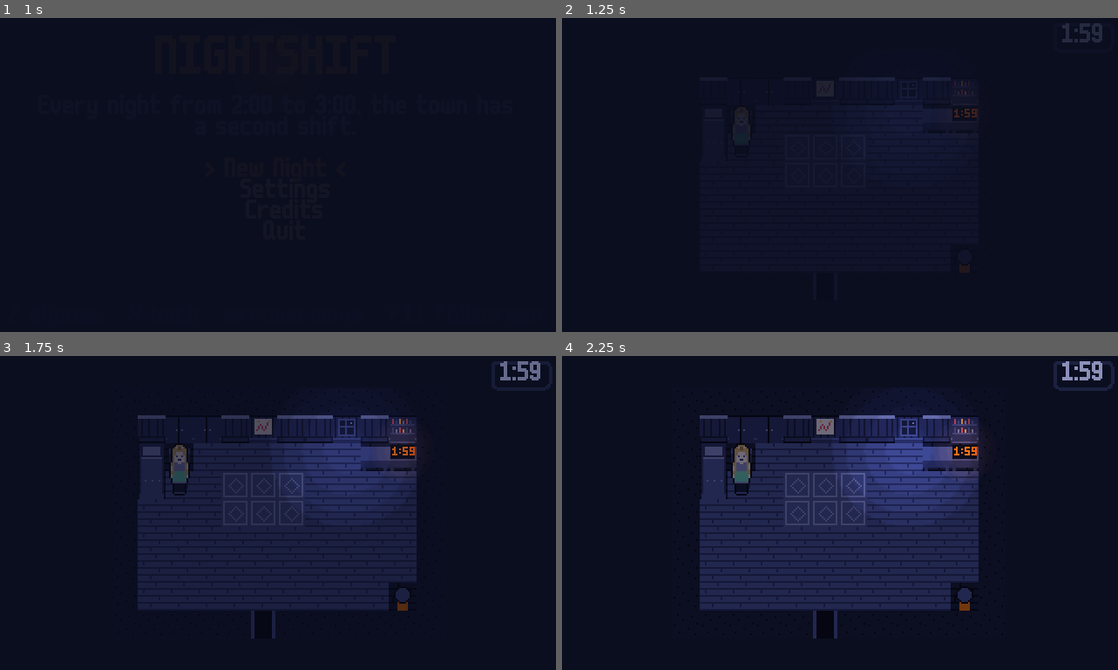
Above: before the commit, frames 1-4 (two rows, left to right).
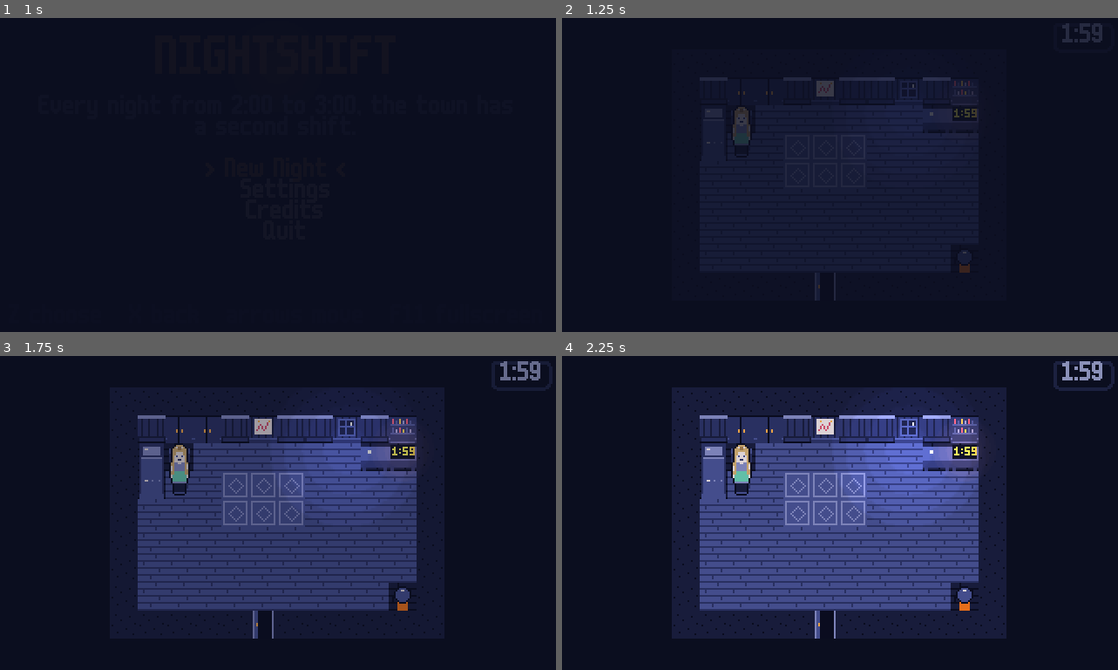
Above: after the commit, the same moments.

Repository: bryanwoods/nightshift
Game: Godot game, scene res://src/ui/title_screen.tscn
The game is run twice, just before and just after one commit, with the same random seed, the same clock (stepped at 60 frames per second) and the same inputs.
Inputs (mouse positions are in pixels of both pictures, inside the frame that each line leads up to):
- Up to frame 1 (1 s): tap Enter at 0.5 s; move the mouse to (400, 159) at 0.52 s; hold Right (move_right) from 0.53 s (still down); hold Z (confirm) from 0.53 s (still down); click (400, 159) at 0.67 s; tap Space at 0.77 s
- Up to frame 2 (1.25 s): keep holding Right (move_right); keep holding Z (confirm)
- Up to frame 3 (1.75 s): move the mouse to (166, 528) at 1.27 s; release Right (move_right) at 1.28 s; release Z (confirm) at 1.28 s; hold Down (move_down) from 1.28 s (still down); tap R (rewind) at 1.35 s; tap Space at 1.52 s
- Up to frame 4 (2.25 s): move the mouse to (895, 443) at 2.02 s; release Down (move_down) at 2.03 s; hold Right (move_right) from 2.03 s (still down); tap Enter at 2.1 s

Frame 1 is identical in both runs. In frame 2, 0.2% of the frame differs, in the area x 26-75%, y 20-90%; in frame 3, 29%; in frame 4, 47%, in the area x 19-80%, y 10-90%.

Commit message:
Make the night rooms readable: light, doors and warm marks
Art review 1 found three problems. The night rooms were too dark to
read, the doors did not look like doors, and the backyard had two
objects that nobody could name. The room CanvasModulate multiplied
the night palette by an ambient of 0.45. That palette is already
dark, so each room showed at less than half of its drawn colors.

Every night room now has ambient 0.9, and the validator floor is 0.9.
Each door tile has a fog frame, a dark inside and a lamp knob. The
backyard gate is a dark opening in the fence with a lamp latch. The
round shapes in the backyard were trees seen from above. They are
gone from the backyard and from the hedges of the three streets. The
backyard flowerbed with dots is now a notice board with pinned
papers. The grass keeps two of its six marks.

tools/compile_px.py now checks the warm rule. Each npc, encounter,
door, lamp and inspect spot in data/rooms/ must show two touching
lamp or moon pixels, or the compiler writes nothing. The first run
found 90 spots. Each prop got a small knob, glint, label or plate,
and the compiler test covers the check. The Python cache in tools/
leaves git, because 8728e21 added it by mistake. All eleven headless
bot routes and the screenshot tour pass.

Co-Authored-By: Claude Opus 5.5 <noreply@anthropic.com>

Diff:
--- a/data/dialogue/home.json
+++ b/data/dialogue/home.json
@@ -140,14 +140,11 @@
         { "text": "It's gone. It went toward the street." }
       ]
     },
-    "backyard_tree": {
-      "lines": [ { "text": "A tree you are not allowed to climb. It looks easier at night." } ]
-    },
     "backyard_crate": {
       "lines": [ { "text": "Garden stuff. A trowel, a glove, the other glove." } ]
     },
-    "backyard_flowers": {
-      "lines": [ { "text": "The flowers are closed up for the night. They had the right idea." } ]
+    "backyard_board": {
+      "lines": [ { "text": "The family notice board. One note says: FEED THE DUMMY? (IT IS A DUMMY.) Another just says: GLOVE." } ]
     },
     "backyard_window": {
       "lines": [ { "text": "The kitchen window. From out here, your house looks like someone else's." } ]
--- a/data/rooms/alley_1.json
+++ b/data/rooms/alley_1.json
@@ -27,7 +27,7 @@
   "lights": [
     { "id": "alley_lamp", "x": 2, "y": 3, "radius": 40, "on": false }
   ],
-  "ambient": 0.45,
+  "ambient": 0.9,
   "music": "none",
   "companion": true
 }
--- a/data/rooms/backyard.json
+++ b/data/rooms/backyard.json
@@ -3,26 +3,24 @@
   "tileset": "town_night",
   "legend": {
     "R": "roof", "H": "house_wall", "w": "house_window", "b": "back_door", "~": "grass", ":": "path",
-    "F": "fence", "G": "gate", "T": "tree", "h": "hedge", "f": "flowerbed", "c": "crate"
+    "F": "fence", "G": "gate", "h": "hedge", "n": "notice_board", "c": "crate"
   },
   "layout": [
     "RRRRRRRRRRRRRR",
     "HHbHHwHHHwHHHH",
-    "~~:~~~~~~~f~~F",
-    "~~:~~~T~~~~~~F",
+    "~~:~~~~~~~n~~F",
+    "~~:~~~~~~~~~~F",
     "~~:::::::::::G",
     "~~~~~~~~~~~~~F",
-    "~c~~~~~~~~T~~F",
+    "~c~~~~~~~~~~~F",
     "~~~~~~~~~~~~~F",
     "hhhhhhhhhhhhhh"
   ],
   "spawns": { "default": [2, 2, "down"], "house": [2, 2, "down"], "gate": [12, 4, "left"] },
   "entities": [
     { "type": "door", "x": 2, "y": 1, "to": "kitchen", "spawn": "backyard" },
-    { "type": "inspect", "x": 6, "y": 3, "dialogue": "backyard_tree" },
-    { "type": "inspect", "x": 10, "y": 6, "dialogue": "backyard_tree" },
     { "type": "inspect", "x": 1, "y": 6, "dialogue": "backyard_crate" },
-    { "type": "inspect", "x": 10, "y": 2, "dialogue": "backyard_flowers" },
+    { "type": "inspect", "x": 10, "y": 2, "dialogue": "backyard_board" },
     { "type": "inspect", "x": 5, "y": 1, "dialogue": "backyard_window" },
     { "type": "trigger", "x": 8, "y": 2, "h": 6, "once": true, "flag": "tonight_gate_light", "dialogue": "backyard_light" },
     { "type": "door", "x": 13, "y": 4, "to": "street_maple", "spawn": "gate", "dialogue": "gate_chime", "unless_flag": "tonight_gate" },
@@ -34,7 +32,7 @@
     { "id": "gate_glow", "x": 13, "y": 3, "radius": 26, "color": "lamp", "on": false },
     { "id": "yard_moon", "x": 7, "y": 5, "radius": 60, "color": "fog", "energy": 0.4, "on": true }
   ],
-  "ambient": 0.45,
+  "ambient": 0.9,
   "music": "house_hum",
   "on_enter": "backyard_enter"
 }
--- a/data/rooms/bedroom.json
+++ b/data/rooms/bedroom.json
@@ -34,7 +34,7 @@
     { "id": "bedroom_moon", "x": 8, "y": 2, "radius": 44, "color": "fog", "energy": 0.7, "on": true },
     { "id": "bedroom_radio", "x": 10, "y": 2, "radius": 18, "color": "ember", "energy": 0.6, "on": true }
   ],
-  "ambient": 0.45,
+  "ambient": 0.9,
   "music": "house_hum",
   "on_enter": "bedroom_wake"
 }
--- a/data/rooms/depot_exterior.json
+++ b/data/rooms/depot_exterior.json
@@ -47,7 +47,7 @@
     { "id": "puddle_lantern", "x": 6, "y": 3, "radius": 22, "energy": 0.7, "on": true },
     { "id": "punch_glow", "x": 9, "y": 1, "radius": 16, "color": "ember", "energy": 0.5, "on": true }
   ],
-  "ambient": 0.45,
+  "ambient": 0.9,
   "music": "street_loop",
   "companion": true,
   "on_enter": "depot_ext_enter"
--- a/data/rooms/depot_interior.json
+++ b/data/rooms/depot_interior.json
@@ -44,7 +44,7 @@
     { "id": "depot_lantern", "x": 11, "y": 1, "radius": 30, "on": false },
     { "id": "depot_bin_glow", "x": 2, "y": 8, "radius": 14, "color": "wake", "energy": 0.5, "on": true }
   ],
-  "ambient": 0.45,
+  "ambient": 0.9,
   "music": "depot_loop",
   "companion": true,
   "on_enter": "depot_enter"
--- a/data/rooms/hallway.json
+++ b/data/rooms/hallway.json
@@ -26,6 +26,6 @@
     { "id": "bath_light", "x": 7, "y": 2, "radius": 30, "color": "moon", "on": false },
     { "id": "hall_moon", "x": 9, "y": 2, "radius": 36, "color": "fog", "energy": 0.6, "on": true }
   ],
-  "ambient": 0.45,
+  "ambient": 0.9,
   "music": "house_hum"
 }
--- a/data/rooms/kitchen.json
+++ b/data/rooms/kitchen.json
@@ -31,6 +31,6 @@
     { "id": "fridge_glow", "x": 7, "y": 2, "radius": 26, "color": "moon", "energy": 0.6, "on": true },
     { "id": "kitchen_moon", "x": 10, "y": 2, "radius": 34, "color": "fog", "energy": 0.6, "on": true }
   ],
-  "ambient": 0.45,
+  "ambient": 0.9,
   "music": "house_hum"
 }
--- a/data/rooms/square.json
+++ b/data/rooms/square.json
@@ -4,7 +4,7 @@
   "legend": {
     "R": "roof", "H": "house_wall", "S": "shop_wall", "w": "house_window", "o": "shop_window",
     "t": "tower", "f": "tower_face", ".": "cobble", "F": "fountain", "b": "bench", "L": "lamp_post",
-    "h": "hedge", "T": "tree", "p": "flowerbed", "e": "sidewalk"
+    "h": "hedge", "p": "flowerbed", "e": "sidewalk"
   },
   "layout": [
     "RRRRRRRRtttRRRRRRRRR",
@@ -18,7 +18,7 @@
     "e....p.........p...e",
     "eL................Le",
     "eeeeeeeeeeeeeeeeeeee",
-    "hhhTThhhhhhhhhhTThhh"
+    "hhhhhhhhhhhhhhhhhhhh"
   ],
   "spawns": { "default": [1, 6, "right"], "west": [1, 6, "right"] },
   "entities": [
@@ -40,7 +40,7 @@
     { "id": "square_4", "x": 18, "y": 9, "radius": 44, "on": true },
     { "id": "tower_glow", "x": 9, "y": 2, "radius": 30, "color": "moon", "energy": 0.6, "on": true }
   ],
-  "ambient": 0.45,
+  "ambient": 0.9,
   "music": "street_loop",
   "companion": true
 }
--- a/data/rooms/street_main.json
+++ b/data/rooms/street_main.json
@@ -4,7 +4,7 @@
   "legend": {
     "R": "roof", "S": "shop_wall", "o": "shop_window", "O": "shop_window_lit", "N": "bakery_sign",
     "B": "bakery_door", ".": "sidewalk", ",": "road", "-": "road_line", "L": "lamp_post", "b": "bench",
-    "m": "mailbox", "h": "hedge", "T": "tree"
+    "m": "mailbox", "h": "hedge"
   },
   "layout": [
     "RRRRRRRRRRRRRRRRRRRRRRRRRRRR",
@@ -15,7 +15,7 @@
     "-,-,-,-,-,-,-,-,-,-,-,-,-,-,",
     ",,,,,,,,,,,,,,,,,,,,,,,,,,,,",
     ".....L......m.......L.......",
-    "hhhhThhhhhhhhhThhhhhhhhhThhh"
+    "hhhhhhhhhhhhhhhhhhhhhhhhhhhh"
   ],
   "spawns": { "default": [1, 4, "right"], "west": [1, 4, "right"], "east": [26, 4, "left"], "alley": [21, 2, "down"] },
   "entities": [
@@ -58,7 +58,7 @@
     { "id": "washer_lantern", "x": 16, "y": 2, "radius": 22, "energy": 0.7, "on": true },
     { "id": "postman_bag", "x": 13, "y": 7, "radius": 16, "energy": 0.6, "on": true }
   ],
-  "ambient": 0.45,
+  "ambient": 0.9,
   "music": "street_loop",
   "companion": true,
   "on_enter": "street_main_enter"
--- a/data/rooms/street_maple.json
+++ b/data/rooms/street_maple.json
@@ -3,7 +3,7 @@
   "tileset": "town_night",
   "legend": {
     "R": "roof", "H": "house_wall", "w": "house_window", "d": "house_door", ".": "sidewalk", ",": "road",
-    "-": "road_line", "L": "lamp_post", "h": "hedge", "T": "tree", "F": "fence", "G": "gate",
+    "-": "road_line", "L": "lamp_post", "h": "hedge", "F": "fence", "G": "gate",
     "x": "ladder_broken", "m": "mailbox"
   },
   "layout": [
@@ -15,7 +15,7 @@
     "F-,-,-,-,-,-,-,-,-,-,-,-",
     "F,,,,,,,,,,,,,,,,,,,,,,,",
     "F.....L.....m.....L.....",
-    "hhhhhhThhhhhhhhhThhhhhhh"
+    "hhhhhhhhhhhhhhhhhhhhhhhh"
   ],
   "overrides": [
     { "x": 3, "y": 1, "tile": "house_door_bread", "if_gone": "unbaker" },
@@ -72,7 +72,7 @@
     { "id": "maple_6", "x": 18, "y": 7, "radius": 40, "on": false },
     { "id": "unbaker_lantern", "x": 19, "y": 4, "radius": 22, "energy": 0.7, "on": true }
   ],
-  "ambient": 0.45,
+  "ambient": 0.9,
   "music": "street_loop",
   "companion": true
 }
--- a/data/tilesets.json
+++ b/data/tilesets.json
@@ -27,11 +27,11 @@
                 "hedge", "tree", "fence", "gate", "lamp_post", "mailbox", "bench", "shop_wall",
                 "shop_window_lit", "shop_window", "bakery_door", "bakery_sign", "cobble", "tower", "tower_face", "fountain",
                 "depot_wall", "rolling_door", "side_door", "side_door_closed", "punch_clock", "crate", "flowerbed", "ladder_broken",
-                "path", "back_door", "porch", "house_door_bread", "bread_cart", "puddle", "alley_gap"],
+                "path", "back_door", "porch", "house_door_bread", "bread_cart", "puddle", "alley_gap", "notice_board"],
       "solid": ["roof", "house_wall", "house_window", "house_door", "hedge", "tree", "fence", "lamp_post",
                 "mailbox", "bench", "shop_wall", "shop_window_lit", "shop_window", "bakery_door", "bakery_sign",
                 "tower", "tower_face", "fountain", "depot_wall", "rolling_door", "side_door_closed", "punch_clock",
-                "crate", "flowerbed", "house_door_bread", "bread_cart"]
+                "crate", "flowerbed", "house_door_bread", "bread_cart", "notice_board"]
     },
     "depot_night": {
       "png": "res://assets/tiles/depot_night.png",
--- a/src/validator.gd
+++ b/src/validator.gd
@@ -6,7 +6,7 @@
 const ROOMS := "res://data/rooms/"
 const WORKERS := "res://data/workers/"
 ## SPEC.md, Art: a night room is never darker than this, so the room reads without the flashlight.
-const AMBIENT_FLOOR := 0.45
+const AMBIENT_FLOOR := 0.9
 
 
 static func validate_all() -> void:
Not shown, changed: assets/px/sprites/dummy.txt
Not shown, changed: assets/px/tiles/depot_night/crate.txt
Not shown, changed: assets/px/tiles/depot_night/desk_big.txt
Not shown, changed: assets/px/tiles/depot_night/door.txt
Not shown, changed: assets/px/tiles/depot_night/lantern.txt
Not shown, changed: assets/px/tiles/depot_night/locker.txt
Not shown, changed: assets/px/tiles/depot_night/window.txt
Not shown, changed: assets/px/tiles/home_morning/bed_foot.txt
Not shown, changed: assets/px/tiles/home_morning/bed_head.txt
Not shown, changed: assets/px/tiles/home_morning/clock_radio.txt
Not shown, changed: assets/px/tiles/home_morning/door.txt
Not shown, changed: assets/px/tiles/home_morning/door_closed.txt
(and 45 more such lines)
